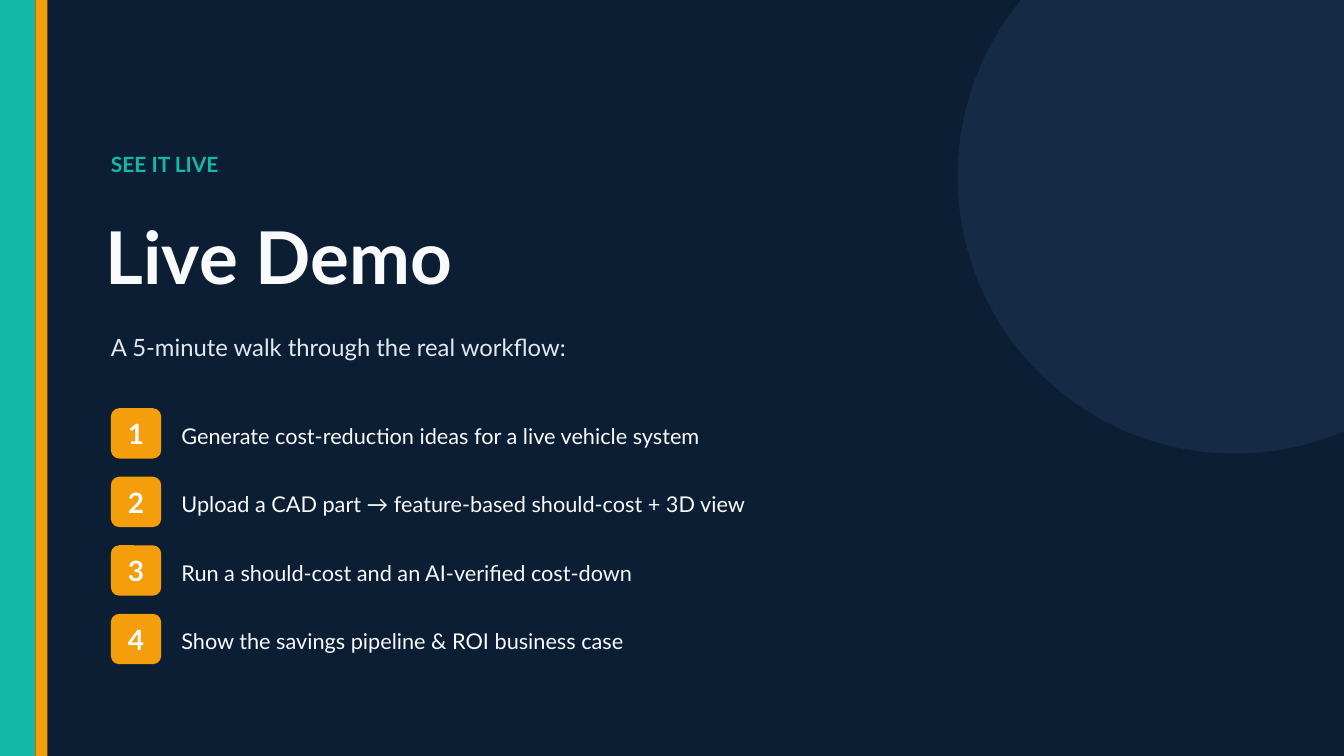
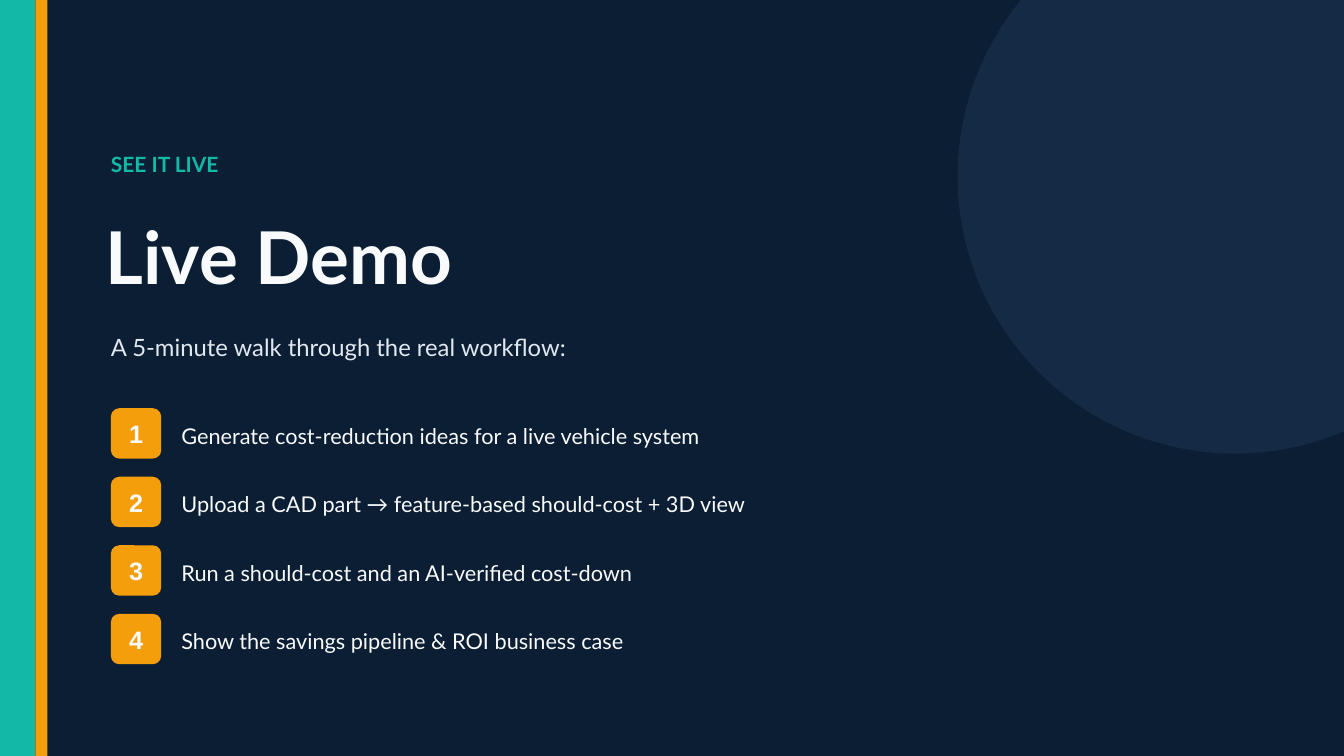
Before and after one commit to bhosaleavinash546/leamington-marathi, a slide deck: slide 16 of BrainSpark_Director_Presentation.pptx. Drawn at 1344x756 pixels with LibreOffice and Linux fonts; fonts in the diff are those of the drawing. Boxes give left, top, right and bottom in pixels: in the first picture for what was removed or moved away, otherwise in the second. Text is boxed around its words. In the diff, an @@ line names an element or a change of style, - is before the commit and + after.

```diff
--- a/BrainSpark_Director_Presentation.pptx
+++ b/BrainSpark_Director_Presentation.pptx
@@ size 20 to 18 pt, font Lato to Arial in 4 elements at (129,425,143,443), (129,494,143,512), (129,562,143,581), (129,631,143,649) @@
```
Also in this commit, not shown: 14 other slides changed.
